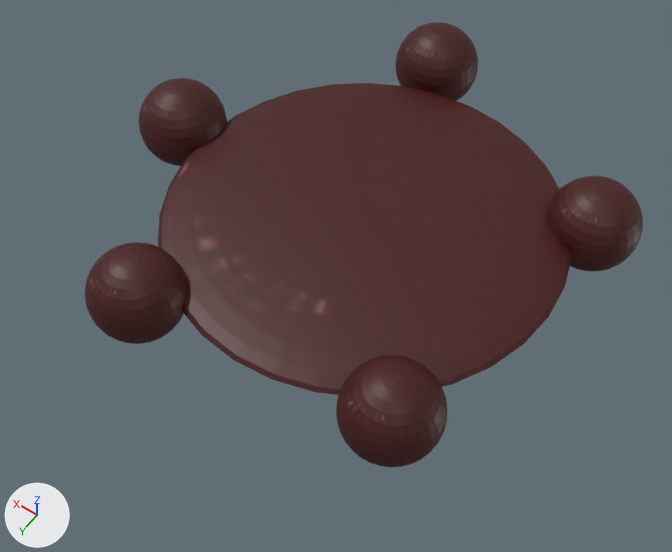
Two versions of the OBJ model resources/enemyBullet.obj, one commit apart.
Before and after are seen from a 50 mm camera at (-0.374, -1.076, 1.747) aimed at (-0.003, -1.596, 0.93). Every picture has the same lights, and +X, +Y and +Z are marked at lower left. Where no turn or scale is listed for an object, it has been applied to the vertices.

Names of what the first picture shows: '球.005'.
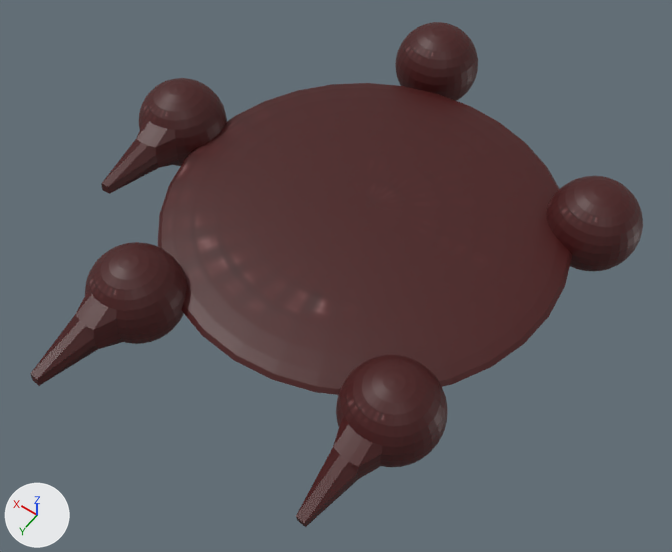
The newer file is also turned or shifted as a whole; pictures and numbers use the older file's frame.

Where the change shows, as pixel boxes [x1, y1, x2, y2] in the pictures (672 x 552 px; the box of a moved part takes in the faces that stretch with it):
'球.005', reshaped (10% wider, 13% taller)
    before: [85, 22, 643, 467]
    after: [30, 22, 643, 527]
part 1 of me_球_005, moved or reshaped
    before: [86, 288, 123, 341]
    after: [30, 288, 123, 386]
part 2 of me_球_005, moved or reshaped
    before: [143, 118, 180, 163]
    after: [101, 118, 180, 194]
part 3 of me_球_005, moved or reshaped
    before: [340, 417, 382, 466]
    after: [296, 417, 382, 527]

What the commit changed:
me_球_005 has 2924 vertices, 3104 faces and spans x -0.263..0.32, y -1.978..-1.379, z 0.917..1.023.
me_球_005 is used by ob_球_005; location (0.0, 0.0, 0.0).
Before the commit, vertices of me_球_005: 2 (0.134, -1.38, 0.98) at pixel (100, 320), 3 (0.134, -1.379, 0.97) at pixel (101, 326), 4 (0.134, -1.38, 0.959) at pixel (104, 331), 11 (0.144, -1.384, 0.99) at pixel (93, 307), 12 (0.144, -1.381, 0.98) at pixel (93, 314).
Before the commit, vertices of me_球_005: 13 (0.144, -1.38, 0.97) at pixel (94, 321), 14 (0.144, -1.381, 0.959) at pixel (97, 326), 26 (0.153, -1.387, 0.99) at pixel (89, 301), 27 (0.154, -1.384, 0.98) at pixel (88, 308), 28 (0.154, -1.383, 0.97) at pixel (89, 314).
Before the commit, vertices of me_球_005: 29 (0.154, -1.384, 0.959) at pixel (92, 320), 463 (0.125, -1.384, 0.99) at pixel (107, 316), 464 (0.124, -1.381, 0.98) at pixel (108, 324), 465 (0.124, -1.38, 0.97) at pixel (109, 331), 466 (0.124, -1.381, 0.959) at pixel (111, 336).
Before the commit, vertices of me_球_005: 476 (0.134, -1.383, 0.99) at pixel (100, 312).
Before the commit, vertices of me_球_005: 966 (0.267, -1.603, 0.98) at pixel (152, 140), 967 (0.267, -1.602, 0.97) at pixel (153, 147), 968 (0.267, -1.603, 0.959) at pixel (155, 153), 975 (0.276, -1.607, 0.99) at pixel (147, 129), 976 (0.277, -1.604, 0.98) at pixel (146, 136).
Before the commit, vertices of me_球_005: 977 (0.277, -1.603, 0.97) at pixel (147, 143), 978 (0.277, -1.604, 0.959) at pixel (149, 149), 1412 (0.248, -1.61, 0.99) at pixel (167, 137), 1413 (0.247, -1.607, 0.98) at pixel (167, 145), 1414 (0.247, -1.606, 0.97) at pixel (168, 152).
Before the commit, vertices of me_球_005: 1415 (0.247, -1.607, 0.959) at pixel (170, 158), 1427 (0.257, -1.607, 0.99) at pixel (159, 135), 1428 (0.257, -1.604, 0.98) at pixel (159, 143), 1429 (0.257, -1.603, 0.97) at pixel (160, 150), 1430 (0.257, -1.604, 0.959) at pixel (162, 156).
Before the commit, vertices of me_球_005: 1440 (0.267, -1.606, 0.99) at pixel (153, 132).
Before the commit, vertices of me_球_005: 2412 (-0.159, -1.417, 0.98) at pixel (360, 445), 2413 (-0.159, -1.416, 0.97) at pixel (360, 451), 2414 (-0.159, -1.417, 0.959) at pixel (360, 455), 2422 (-0.149, -1.418, 0.98) at pixel (352, 438), 2423 (-0.148, -1.417, 0.97) at pixel (351, 444).
Before the commit, vertices of me_球_005: 2424 (-0.149, -1.418, 0.959) at pixel (352, 449), 2425 (-0.149, -1.421, 0.95) at pixel (354, 452), 2437 (-0.139, -1.421, 0.98) at pixel (345, 431), 2438 (-0.138, -1.42, 0.97) at pixel (344, 436), 2439 (-0.139, -1.421, 0.959) at pixel (345, 441).
Before the commit, vertices of me_球_005: 2440 (-0.14, -1.424, 0.95) at pixel (348, 445), 2874 (-0.169, -1.418, 0.98) at pixel (370, 450), 2875 (-0.169, -1.417, 0.97) at pixel (369, 456), 2876 (-0.169, -1.418, 0.959) at pixel (369, 460), 2877 (-0.168, -1.421, 0.95) at pixel (370, 463).
Before the commit, vertices of me_球_005: 2887 (-0.159, -1.42, 0.95) at pixel (361, 458).
Part 1, on me_球_005:
Vertices 4, 11, 14, 26 to 29, 463 to 466, 476 of me_球_005 move by (0.0, 0.02, 0.0).
Vertices 2, 3, 12, 13 of me_球_005 move by (0.0, 0.085, 0.0).
Part 2, on me_球_005:
Vertices 968, 975 to 978, 1412 to 1415, 1427, 1430, 1440 of me_球_005 move by (0.0, 0.02, 0.0).
Vertices 966, 967, 1428, 1429 of me_球_005 move by (0.0, 0.085, 0.0).
Part 3, on me_球_005:
Vertices 2412, 2422, 2425, 2437 to 2440, 2874 to 2877, 2887 of me_球_005 move by (0.0, 0.02, 0.0).
Vertices 2413, 2414, 2423, 2424 of me_球_005 move by (0.0, 0.085, 0.0).
